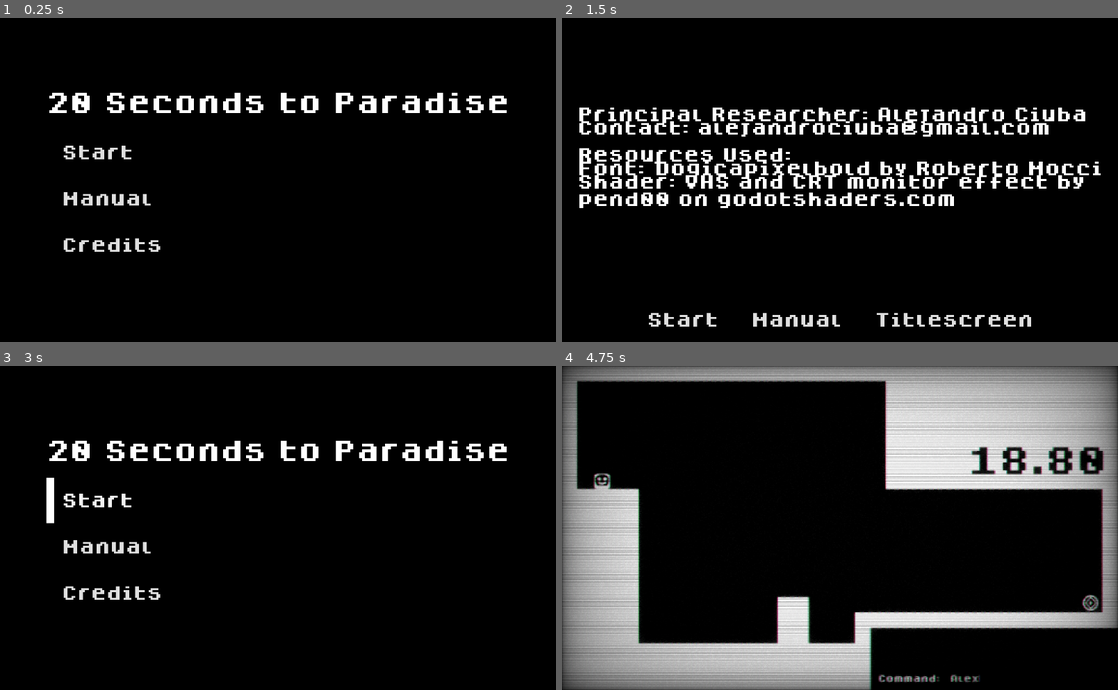
Above: before the commit, frames 1-4 (two rows, left to right).
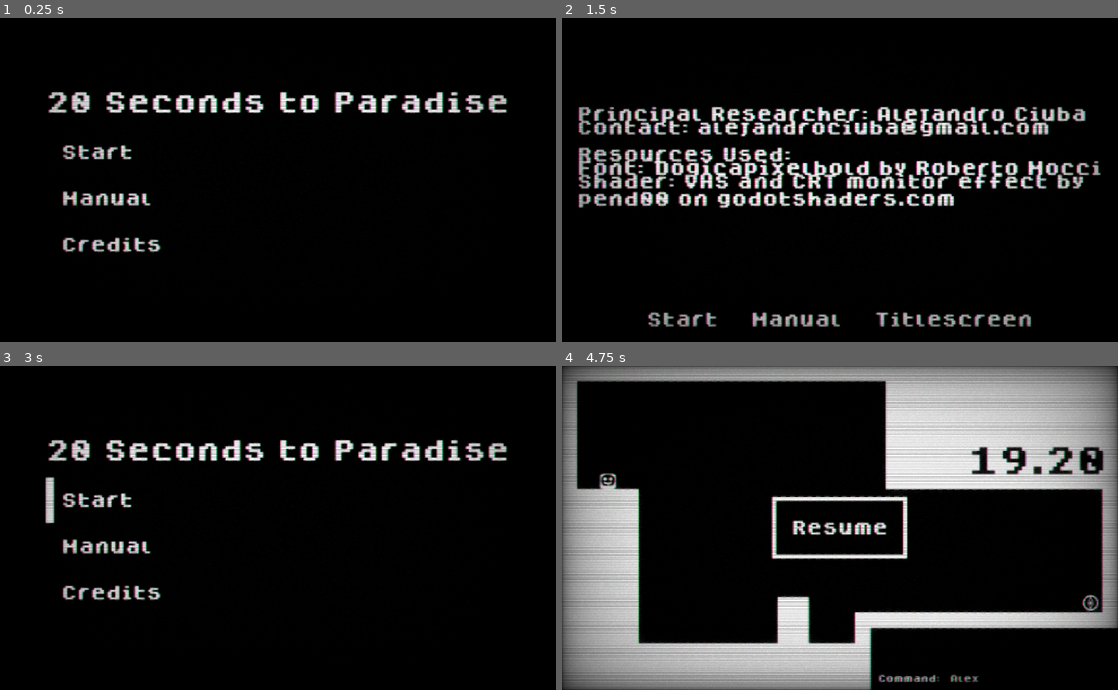
Above: after the commit, the same moments.

Repository: AlejandroCiuba/20s-Game-Jam-2025
Game: Godot game, scene res://scenes/screens/start.tscn
Same seed, same stepped clock (60 frames per second), same inputs: the game is played once before the commit and once after it. Before the commit the project starts from res://scenes/start.tscn. Sound files missing from this copy of the repository are replaced by a short silence.
Inputs (mouse positions are in pixels of both pictures, inside the frame that each line leads up to):
- Up to frame 1 (0.25 s): no input
- Up to frame 2 (1.5 s): click "Manual" at 0.5 s; click "Credits" at 1.25 s
- Up to frame 3 (3 s): click "Titlescreen" at 2 s; click "Start" at 2.75 s
- Up to frame 4 (4.75 s): click (995, 680) at 3.52 s; type "Alex" at 3.6 s; click (1062, 388) at 4.25 s, where only the run after the commit has a clickable "Pause"

The runs differ from the first frame. In frame 1, 3.4% of the frame differs, in the area x 8-92%, y 22-73%; in frame 2, 12%, in the area x 2-97%, y 27-96%; in frame 3, 3.7%; in frame 4, 2.2%.

Commit message:
Switched to Godot 4.5, fixed the bugs associated with the switch, and added a pause screen

Diff:
--- a/project.godot
+++ b/project.godot
@@ -12,8 +12,12 @@
 
 config/name="Paradise"
 run/main_scene="uid://2531f3m0wblh"
-config/features=PackedStringArray("4.4", "GL Compatibility")
+config/features=PackedStringArray("4.5", "GL Compatibility")
 config/icon="res://textures/icon.svg"
+
+[autoload]
+
+Manager="*res://scripts/manager.gd"
 
 [display]
 
@@ -47,6 +51,11 @@
 "events": [Object(InputEventKey,"resource_local_to_scene":false,"resource_name":"","device":-1,"window_id":0,"alt_press …(195 unchanged characters)…
 ]
 }
+pause={
+"deadzone": 0.2,
+"events": [Object(InputEventKey,"resource_local_to_scene":false,"resource_name":"","device":-1,"window_id":0,"alt_pressed":false,"shift_pressed":false,"ctrl_pressed":false,"meta_pressed":false,"pressed":false,"keycode":0,"physical_keycode":4194305,"key_label":0,"unicode":0,"location":0,"echo":false,"script":null)
+]
+}
 
 [layer_names]
 
--- /dev/null
+++ b/scenes/screens/level.gd
@@ -0,0 +1 @@
+extends Node2D
--- a/scenes/level.tscn
+++ b/scenes/screens/level.tscn
@@ -1,26 +1,29 @@
-[gd_scene load_steps=8 format=4 uid="uid://djifxgsggo3ki"]
+[gd_scene load_steps=10 format=4 uid="uid://djifxgsggo3ki"]
 
-[ext_resource type="PackedScene" uid="uid://ckulu081sdywv" path="res://scenes/gate.tscn" id="1_klq6b"]
-[ext_resource type="TileSet" uid="uid://dh87b2kks3et6" path="res://resources/platform.tres" id="2_b121j"]
-[ext_resource type="PackedScene" uid="uid://dx4hrv5p7ak0j" path="res://scenes/player.tscn" id="3_8c41q"]
-[ext_resource type="PackedScene" uid="uid://4ve5iu1e5sjb" path="res://scenes/timer.tscn" id="4_olg7q"]
-[ext_resource type="PackedScene" uid="uid://e574vbvtfqti" path="res://scenes/terminal.tscn" id="5_t1rx8"]
-[ext_resource type="PackedScene" uid="uid://bw7avhgp6kabt" path="res://scenes/crt.tscn" id="6_8iemx"]
-[ext_resource type="Environment" uid="uid://tob8fx6ae8qj" path="res://resources/crt.tres" id="7_64w2a"]
+[ext_resource type="Script" uid="uid://cys7314fa4krl" path="res://scenes/screens/level.gd" id="1_qd03e"]
+[ext_resource type="PackedScene" uid="uid://ckulu081sdywv" path="res://scenes/ents/gate.tscn" id="1_xxk2u"]
+[ext_resource type="TileSet" uid="uid://dh87b2kks3et6" path="res://resources/platform.tres" id="2_qd03e"]
+[ext_resource type="PackedScene" uid="uid://dx4hrv5p7ak0j" path="res://scenes/ents/player.tscn" id="3_gthyw"]
+[ext_resource type="PackedScene" uid="uid://bw7avhgp6kabt" path="res://scenes/ui/crt.tscn" id="4_wn6df"]
+[ext_resource type="PackedScene" uid="uid://4ve5iu1e5sjb" path="res://scenes/ui/timer.tscn" id="5_3jvom"]
+[ext_resource type="PackedScene" uid="uid://e574vbvtfqti" path="res://scenes/ui/terminal.tscn" id="6_3y3we"]
+[ext_resource type="Environment" uid="uid://tob8fx6ae8qj" path="res://resources/crt.tres" id="7_pa36w"]
+[ext_resource type="PackedScene" uid="uid://srkywjwu34ii" path="res://scenes/ui/pause.tscn" id="8_gthyw"]
 
 [node name="Level" type="Node2D"]
+script = ExtResource("1_qd03e")
 
-[node name="Gate" parent="." instance=ExtResource("1_klq6b")]
+[node name="Gate" parent="." instance=ExtResource("1_xxk2u")]
 position = Vector2(1096, 492)
 
 [node name="Tiles" type="Node2D" parent="."]
 
 [node name="Platforms" type="TileMapLayer" parent="Tiles"]
 tile_map_data = PackedByteArray("AAAVABMAAgAAAAAAAAAWABMAAgAAAAAAAAAWABIAAgAAAAAAAAAWABEAAgAAAAAAAAAWABAAAgAAAAAAAAAXAB …(5584 unchanged characters)…
-tile_set = ExtResource("2_b121j")
+tile_set = ExtResource("2_qd03e")
 
-[node name="Player" parent="." instance=ExtResource("3_8c41q")]
-position = Vector2(84, 138)
+[node name="Player" parent="." instance=ExtResource("3_gthyw")]
+position = Vector2(96, 128)
 speed = 10000.0
 jump = 1250.0
 
@@ -50,13 +53,14 @@
 color = Color(0, 0, 0, 1)
 metadata/_edit_lock_ = true
 
-[node name="CRT" parent="Canvases" instance=ExtResource("6_8iemx")]
-layer = 2
+[node name="CRT" parent="Canvases" instance=ExtResource("4_wn6df")]
 
 [node name="UILayer" type="CanvasLayer" parent="Canvases"]
 follow_viewport_enabled = true
 
-[node name="UI" parent="Canvases/UILayer" instance=ExtResource("4_olg7q")]
+[node name="Pause" parent="Canvases/UILayer" instance=ExtResource("8_gthyw")]
+
+[node name="UI" parent="Canvases/UILayer" instance=ExtResource("5_3jvom")]
 offset_left = -22.0
 offset_top = 64.0
 offset_right = -22.0
@@ -66,12 +70,13 @@
 left = 50.0
 metadata/_edit_use_anchors_ = true
 
-[node name="Terminal" parent="Canvases/UILayer" instance=ExtResource("5_t1rx8")]
+[node name="Terminal" parent="Canvases/UILayer" instance=ExtResource("6_3y3we")]
 offset_left = -512.0
 offset_top = -128.0
 
 [node name="WorldEnvironment" type="WorldEnvironment" parent="Canvases"]
-environment = ExtResource("7_64w2a")
+environment = ExtResource("7_pa36w")
 
 [connection signal="player_entered" from="Gate" to="Player" method="_on_gate_player_entered"]
+[connection signal="unpaused" from="Canvases/UILayer/Pause" to="Canvases/UILayer/Terminal" method="_on_unpaused"]
 [connection signal="command" from="Canvases/UILayer/Terminal" to="Player" method="_on_command"]
--- a/scenes/start.tscn
+++ b/scenes/screens/start.tscn
@@ -1,14 +1,14 @@
 [gd_scene load_steps=5 format=3 uid="uid://2531f3m0wblh"]
 
-[ext_resource type="Script" uid="uid://u5tmd8jtonyd" path="res://scripts/start.gd" id="1_bodal"]
-[ext_resource type="PackedScene" uid="uid://bw7avhgp6kabt" path="res://scenes/crt.tscn" id="2_kdmts"]
-[ext_resource type="Theme" uid="uid://bojatv6dk6yvc" path="res://resources/text.tres" id="3_0auqf"]
-[ext_resource type="AudioStream" uid="uid://cvpqeqj4rh0ig" path="res://sound/paradise-game.wav" id="4_kdmts"]
+[ext_resource type="Script" uid="uid://u5tmd8jtonyd" path="res://scripts/start.gd" id="1_jmev2"]
+[ext_resource type="PackedScene" uid="uid://bw7avhgp6kabt" path="res://scenes/ui/crt.tscn" id="2_swjlb"]
+[ext_resource type="Theme" uid="uid://bojatv6dk6yvc" path="res://resources/text.tres" id="3_u7tek"]
+[ext_resource type="AudioStream" uid="uid://cvpqeqj4rh0ig" path="res://sound/paradise-game.wav" id="4_p6pjl"]
 
 [node name="Start" type="CanvasLayer"]
-script = ExtResource("1_bodal")
-
-[node name="CRT" parent="." instance=ExtResource("2_kdmts")]
+script = ExtResource("1_jmev2")
+
+[node name="CRT" parent="." instance=ExtResource("2_swjlb")]
 
 [node name="Menu" type="Control" parent="."]
 layout_mode = 3
--- a/scenes/victory.tscn
+++ b/scenes/screens/victory.tscn
@@ -1,14 +1,15 @@
 [gd_scene load_steps=5 format=3 uid="uid://bev7hsl75khgx"]
 
-[ext_resource type="Script" uid="uid://dvftd8fgtgtvp" path="res://scripts/victory.gd" id="1_hl81x"]
-[ext_resource type="PackedScene" uid="uid://bw7avhgp6kabt" path="res://scenes/crt.tscn" id="1_le47n"]
-[ext_resource type="Theme" uid="uid://bojatv6dk6yvc" path="res://resources/text.tres" id="3_73dpb"]
-[ext_resource type="AudioStream" uid="uid://cvpqeqj4rh0ig" path="res://sound/paradise-game.wav" id="4_73dpb"]
+[ext_resource type="Script" uid="uid://dvftd8fgtgtvp" path="res://scripts/victory.gd" id="1_m2tkd"]
+[ext_resource type="PackedScene" uid="uid://bw7avhgp6kabt" path="res://scenes/ui/crt.tscn" id="2_48wmm"]
+[ext_resource type="Theme" uid="uid://bojatv6dk6yvc" path="res://resources/text.tres" id="3_eqqsn"]
+[ext_resource type="AudioStream" uid="uid://cvpqeqj4rh0ig" path="res://sound/paradise-game.wav" id="4_clstc"]
 
 [node name="Victory" type="CanvasLayer"]
-script = ExtResource("1_hl81x")
+script = ExtResource("1_m2tkd")
 
-[node name="CRT" parent="." instance=ExtResource("1_le47n")]
+[node name="CRT" parent="." instance=ExtResource("2_48wmm")]
+layer = 2
 
 [node name="Menu" type="Control" parent="."]
 layout_mode = 3
--- a/scenes/crt.tscn
+++ b/scenes/ui/crt.tscn
@@ -3,6 +3,7 @@
 [ext_resource type="Material" uid="uid://bktqpb0xpidy7" path="res://resources/crt-shader.tres" id="1_n4iqi"]
 
 [node name="CRT" type="CanvasLayer"]
+layer = 2
 
 [node name="Control" type="Control" parent="."]
 layout_mode = 3
@@ -11,6 +12,7 @@
 anchor_bottom = 1.0
 grow_horizontal = 2
 grow_vertical = 2
+mouse_filter = 2
 
 [node name="ColorRect" type="ColorRect" parent="Control"]
 material = ExtResource("1_n4iqi")
@@ -20,4 +22,5 @@
 anchor_bottom = 1.0
 grow_horizontal = 2
 grow_vertical = 2
+mouse_filter = 2
 color = Color(0, 0, 0, 1)
--- /dev/null
+++ b/scenes/ui/pause.tscn
@@ -0,0 +1,98 @@
+[gd_scene load_steps=6 format=3 uid="uid://srkywjwu34ii"]
+
+[ext_resource type="Script" uid="uid://oewre0m1kvxm" path="res://scripts/pause.gd" id="1_k23cl"]
+[ext_resource type="Theme" uid="uid://bojatv6dk6yvc" path="res://resources/text.tres" id="1_xld5c"]
+[ext_resource type="AudioStream" uid="uid://cvpqeqj4rh0ig" path="res://sound/paradise-game.wav" id="3_qgos8"]
+
+[sub_resource type="StyleBoxLine" id="StyleBoxLine_1rcxi"]
+content_margin_left = 32.0
+content_margin_top = 32.0
+content_margin_right = 32.0
+content_margin_bottom = 32.0
+thickness = 16
+vertical = true
+
+[sub_resource type="StyleBoxFlat" id="StyleBoxFlat_xld5c"]
+bg_color = Color(0, 0, 0, 1)
+border_width_left = 8
+border_width_top = 8
+border_width_right = 8
+border_width_bottom = 8
+border_color = Color(1, 1, 1, 1)
+
+[node name="Pause" type="Control"]
+process_mode = 3
+layout_mode = 3
+anchors_preset = 15
+anchor_right = 1.0
+anchor_bottom = 1.0
+grow_horizontal = 2
+grow_vertical = 2
+script = ExtResource("1_k23cl")
+
+[node name="Pause" type="Control" parent="."]
+layout_mode = 1
+anchors_preset = 15
+anchor_right = 1.0
+anchor_bottom = 1.0
+grow_horizontal = 2
+grow_vertical = 2
+
+[node name="Pause Button" type="Button" parent="Pause"]
+layout_mode = 1
+anchors_preset = 1
+anchor_left = 1.0
+anchor_right = 1.0
+offset_left = -224.0
+offset_bottom = 92.0
+grow_horizontal = 0
+theme = ExtResource("1_xld5c")
+theme_override_colors/font_color = Color(0, 0, 0, 1)
+theme_override_colors/font_focus_color = Color(0, 0, 0, 1)
+theme_override_colors/font_pressed_color = Color(0, 0, 0, 1)
+theme_override_colors/font_hover_color = Color(0, 0, 0, 1)
+theme_override_colors/font_hover_pressed_color = Color(0, 0, 0, 1)
+theme_override_styles/hover = SubResource("StyleBoxLine_1rcxi")
+text = "Pause"
+
+[node name="Resume" type="Control" parent="."]
+process_mode = 2
+visible = false
+layout_mode = 1
+anchors_preset = 8
+anchor_left = 0.5
+anchor_top = 0.5
+anchor_right = 0.5
+anchor_bottom = 0.5
+grow_horizontal = 2
+grow_vertical = 2
+
+[node name="PanelContainer" type="PanelContainer" parent="Resume"]
+custom_minimum_size = Vector2(128, 128)
+layout_mode = 1
+anchors_preset = 8
+anchor_left = 0.5
+anchor_top = 0.5
+anchor_right = 0.5
+anchor_bottom = 0.5
+offset_left = -20.0
+offset_top = -20.0
+offset_right = 20.0
+offset_bottom = 20.0
+grow_horizontal = 2
+grow_vertical = 2
+theme = ExtResource("1_xld5c")
+theme_override_styles/panel = SubResource("StyleBoxFlat_xld5c")
+
+[node name="Resume Button" type="Button" parent="Resume/PanelContainer"]
+layout_mode = 2
+theme = ExtResource("1_xld5c")
+text = "Resume"
+
+[node name="AudioStreamPlayer" type="AudioStreamPlayer" parent="."]
+stream = ExtResource("3_qgos8")
+
+[connection signal="pressed" from="Pause/Pause Button" to="." method="_on_pause_button_pressed"]
+[connection signal="pressed" from="Pause/Pause Button" to="." method="_on_pressed"]
+[connection signal="pressed" from="Resume/PanelContainer/Resume Button" to="." method="_on_resume_button_pressed"]
+[connection signal="pressed" from="Resume/PanelContainer/Resume Button" to="." method="_on_pressed"]
--- a/scripts/gate.gd
+++ b/scripts/gate.gd
@@ -8,4 +8,5 @@
 
 
 func _on_area_2d_body_entered(_body: Node2D) -> void:
+	print_debug("EMIT")
 	(func(): player_entered.emit()).call_deferred()
--- /dev/null
+++ b/scripts/manager.gd
@@ -0,0 +1,8 @@
+extends Node
+
+func change_scene(scene: String):
+	(func (): get_tree().change_scene_to_file(scene)).call_deferred()
+
+
+func victory():
+	(func (): get_tree().change_scene_to_file("res://scenes/screens/victory.tscn")).call_deferred()
--- /dev/null
+++ b/scripts/pause.gd
@@ -0,0 +1,27 @@
+extends Control
+
+signal paused
+signal unpaused
+
+
+func _on_pressed():
+	$AudioStreamPlayer.play()
+
+
+func _on_pause_button_pressed() -> void:
+	$Pause.visible = false
+	get_tree().paused = true
+	$Resume.visible = true
+	paused.emit()
+
+
+func _on_resume_button_pressed() -> void:
+	$Pause.visible = true
+	get_tree().paused = false
+	$Resume.visible = false
+	unpaused.emit()
+
+
+func _ready() -> void:
+	$Pause.visible = true
+	$Resume.visible = false
--- a/scripts/player.gd
+++ b/scripts/player.gd
@@ -33,7 +33,7 @@
 
 
 func _on_gate_player_entered() -> void:
-	get_tree().change_scene_to_file("res://scenes/victory.tscn")
+	Manager.victory()
 
 
 # TODO: Add a fail state
--- a/scripts/start.gd
+++ b/scripts/start.gd
@@ -21,7 +21,7 @@
 
 func _on_start_pressed() -> void:
 	await $AudioStreamPlayer.finished
-	(func (): get_tree().change_scene_to_file("res://scenes/level.tscn")).call_deferred()  # Lambda function makes call happen last to allow for sound effect
+	Manager.change_scene("res://scenes/screens/level.tscn")
 
 
 func _on_manual_pressed() -> void:
--- a/scripts/terminal.gd
+++ b/scripts/terminal.gd
@@ -4,7 +4,7 @@
 @onready var curr_view: HBoxContainer = %Lines.get_child(0)
 
 
-func _ready() -> void:
+func _on_unpaused():
 	curr_view.get_child(1).get_child(0).grab_focus()
 
 
@@ -27,6 +27,10 @@
 	curr_view.get_child(1).get_child(0).grab_focus()
 
 
+func _ready() -> void:
+	curr_view.get_child(1).get_child(0).grab_focus()
+
+
 func _process(_delta: float) -> void:
 
 	if Input.is_action_just_pressed("command"):
--- a/scripts/timer.gd
+++ b/scripts/timer.gd
@@ -19,7 +19,7 @@
 	%TimerDisplay.text = "[b]%.2f[/b]" % (seconds if not countdown else seconds)
 	var ms: float = 1.0 if not display_ms else 1E1 as float  # Cannot display anything smaller as it is too fast to accurately get
 	for second in range(1, seconds * ms + 1):
-		await get_tree().create_timer(1.0 / ms).timeout
+		await get_tree().create_timer(1.0 / ms, false).timeout
 		%TimerDisplay.text = "[b]%.2f[/b]" % (second / ms as float if not countdown else seconds - (second / ms))
 
 	timeout.emit()
--- a/scripts/victory.gd
+++ b/scripts/victory.gd
@@ -7,9 +7,9 @@
 
 func _on_play_again_pressed() -> void:
 	await $AudioStreamPlayer.finished
-	get_tree().change_scene_to_file("res://scenes/level.tscn")
+	Manager.change_scene("res://scenes/screens/level.tscn")
 
 
 func _on_title_screen_pressed() -> void:
 	await $AudioStreamPlayer.finished
-	get_tree().change_scene_to_file("res://scenes/start.tscn") # Replace with function body.
+	Manager.change_scene("res://scenes/screens/start.tscn") # Replace with function body.
Renamed: scenes/gate.tscn -> scenes/ents/gate.tscn
Renamed: scenes/moving_platform.tscn -> scenes/ents/moving_platform.tscn
Renamed: scenes/player.tscn -> scenes/ents/player.tscn
Not shown, added: scenes/screens/level.gd.uid
Not shown: 6 places in scenes/screens/start.tscn that only renumber resources
Not shown: 2 places in scenes/screens/victory.tscn that only renumber resources
Renamed: scenes/terminal.tscn -> scenes/ui/terminal.tscn
Renamed: scenes/timer.tscn -> scenes/ui/timer.tscn
Not shown, added: scripts/manager.gd.uid
Not shown, added: scripts/pause.gd.uid
